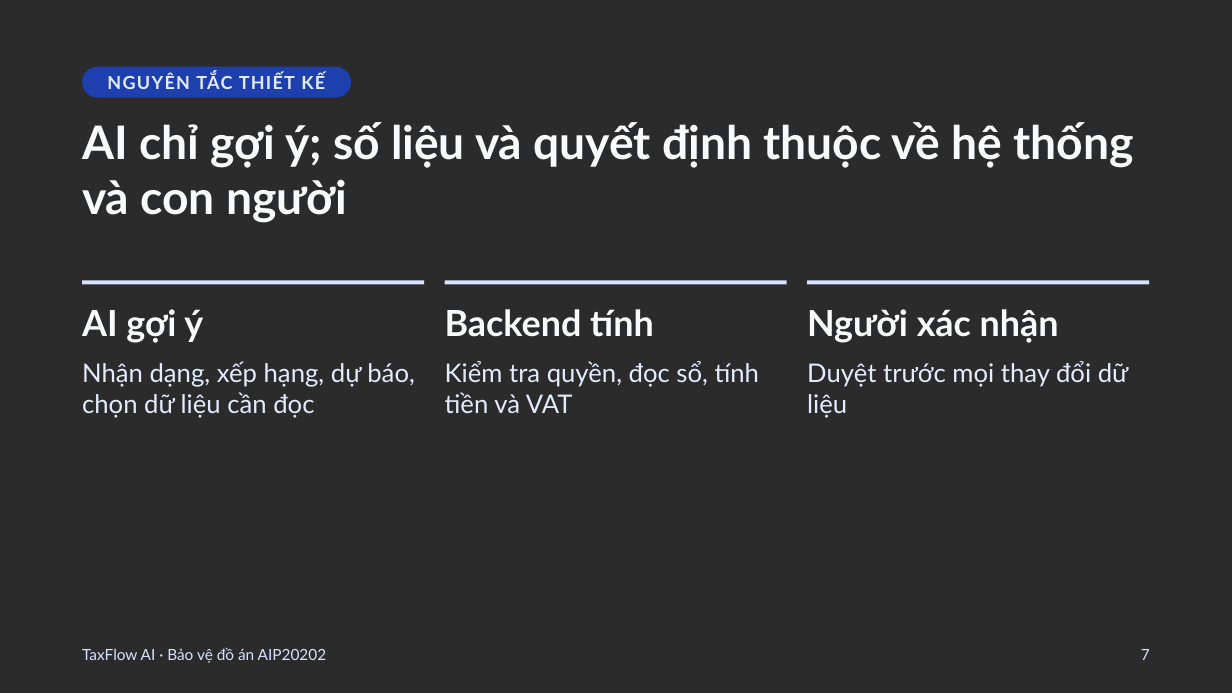
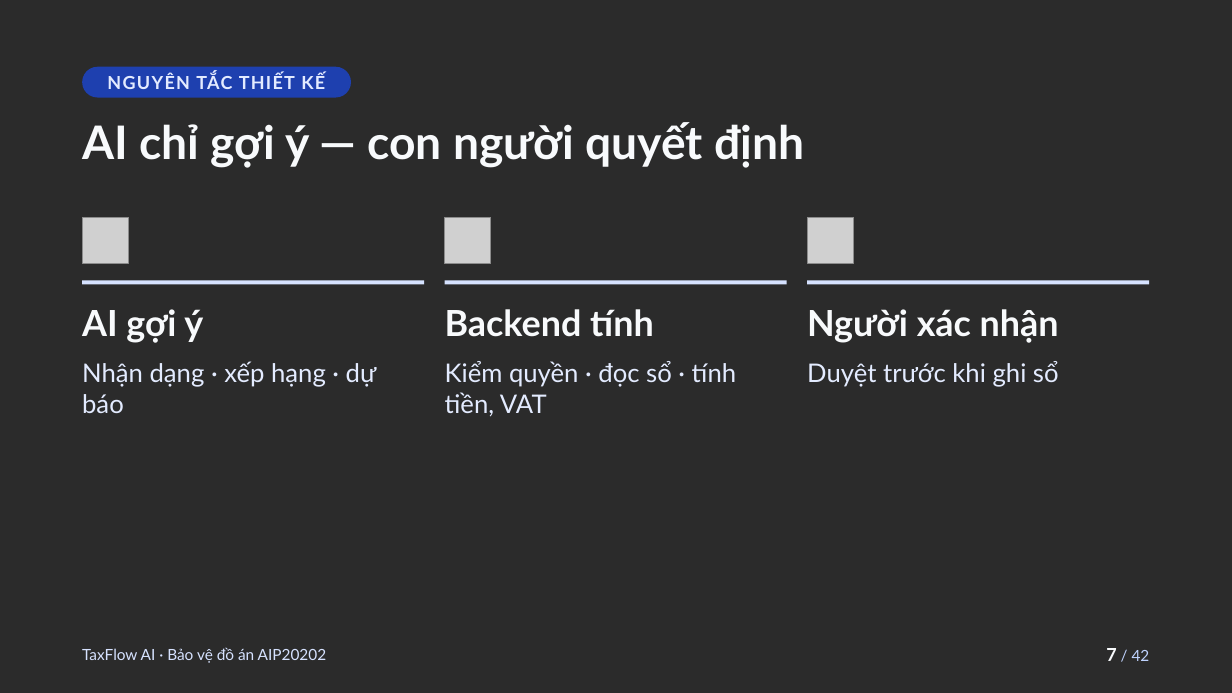
Before and after one commit to truongxuananh/taxflow-ai, a slide deck: slide 7 of TaxFlow-AI-Bao-ve-do-an.pptx. Drawn at 1232x693 pixels with LibreOffice and Linux fonts; fonts in the diff are those of the drawing; grey boxes stand for pictures; background and template pictures are left out; a plain dark background stands for a picture behind light text. Boxes give left, top, right and bottom in pixels: in the first picture for what was removed or moved away, otherwise in the second. Text is boxed around its words. In the diff, an @@ line names an element or a change of style, - is before the commit and + after.

```diff
--- a/TaxFlow-AI-Bao-ve-do-an.pptx
+++ b/TaxFlow-AI-Bao-ve-do-an.pptx
@@ text at [82,122,804,168]: text changed @@
-AI chỉ gợi ý; số liệu và quyết định thuộc về hệ thống và con người
+AI chỉ gợi ý — con người quyết định
@@ picture added at [82,217,128,263] @@
@@ picture added at [445,217,491,263] @@
@@ picture added at [808,217,854,263] @@
@@ text at [82,361,377,413]: text changed @@
-Nhận dạng, xếp hạng, dự báo, chọn dữ liệu cần đọc
+Nhận dạng · xếp hạng · dự báo
@@ text at [445,361,736,417]: text changed @@
-Kiểm tra quyền, đọc sổ, tính tiền và VAT
+Kiểm quyền · đọc sổ · tính tiền, VAT
@@ text at [807,361,1059,387]: text changed @@
-Duyệt trước mọi thay đổi dữ liệu
+Duyệt trước khi ghi sổ
@@ page number at [1106,648,1150,661]: text changed; text colour #D6E2FF to #BFD3FF @@
-7
+7 / 42
```
Also in this commit, not shown: 20 other slides changed.
